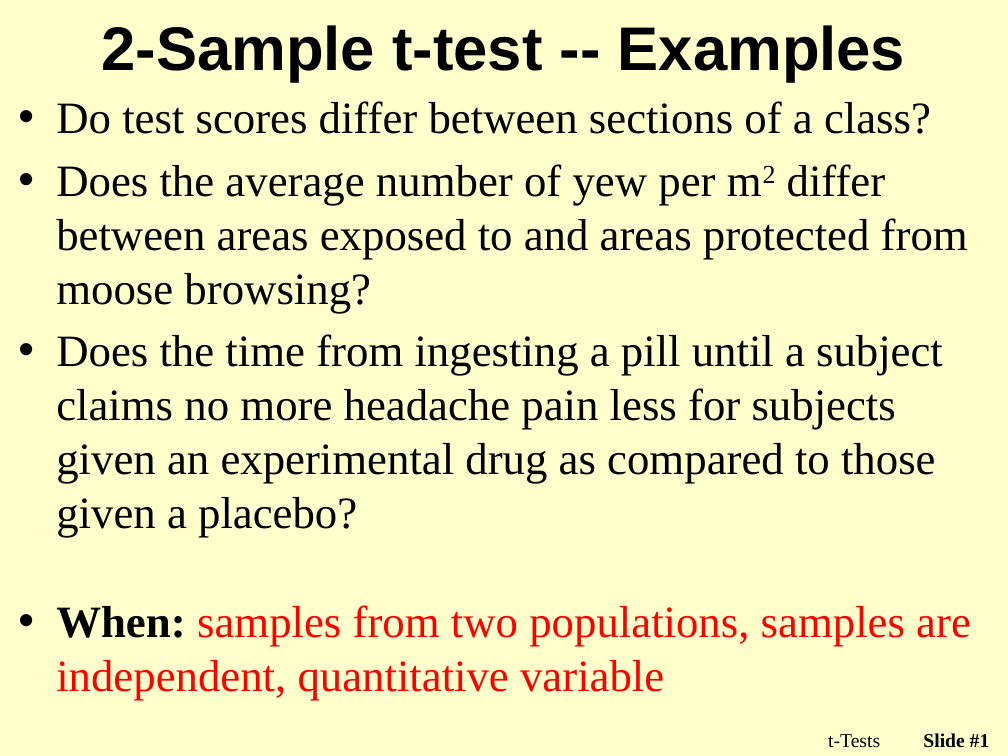
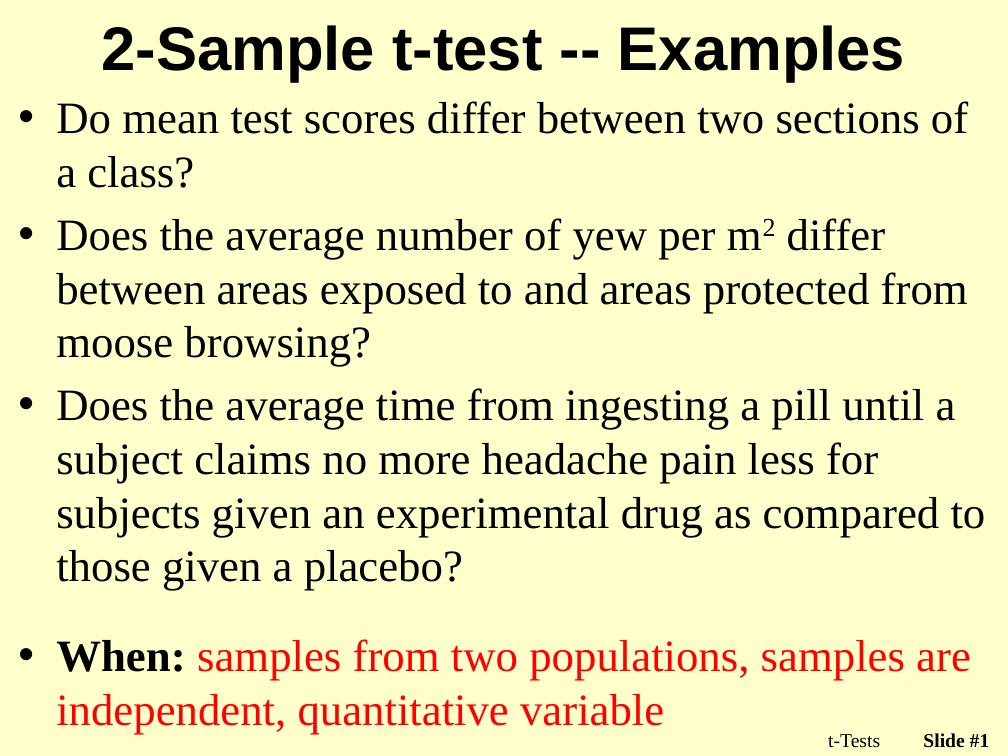
Before and after one commit to droglenc/NCMTH107, a slide deck: slide 1 of modules/2_Sample_t/PPT.pptx. Drawn at 1008x756 pixels with LibreOffice and Linux fonts; fonts in the diff are those of the drawing; background and template pictures are left out. Boxes give left, top, right and bottom in pixels: in the first picture for what was removed or moved away, otherwise in the second. Text is boxed around its words. In the diff, an @@ line names an element or a change of style, - is before the commit and + after.

```diff
--- a/modules/2_Sample_t/PPT.pptx
+++ b/modules/2_Sample_t/PPT.pptx
@@ text at box(56, 101, 968, 188): text changed @@
-• Do test scores differ between sections of a class?
+• Do mean test scores differ between two sections of a class?
@@ text at box(56, 388, 986, 537): text changed @@
-• Does the time from ingesting a pill until a subject claims no more headache pain less for subjects given an experimental drug as compared to those given a placebo?
+• Does the average time from ingesting a pill until a subject claims no more headache pain less for subjects given an experimental drug as compared to those given a placebo?
@@ text "When: samples from two populations, ...": place and size @@
-text "When: samples from two populations, ..." at box(56, 605, 971, 701)
+text "When: samples from two populations, ..." at box(56, 639, 971, 734)
```
Also in this commit, not shown: 1 other file.
